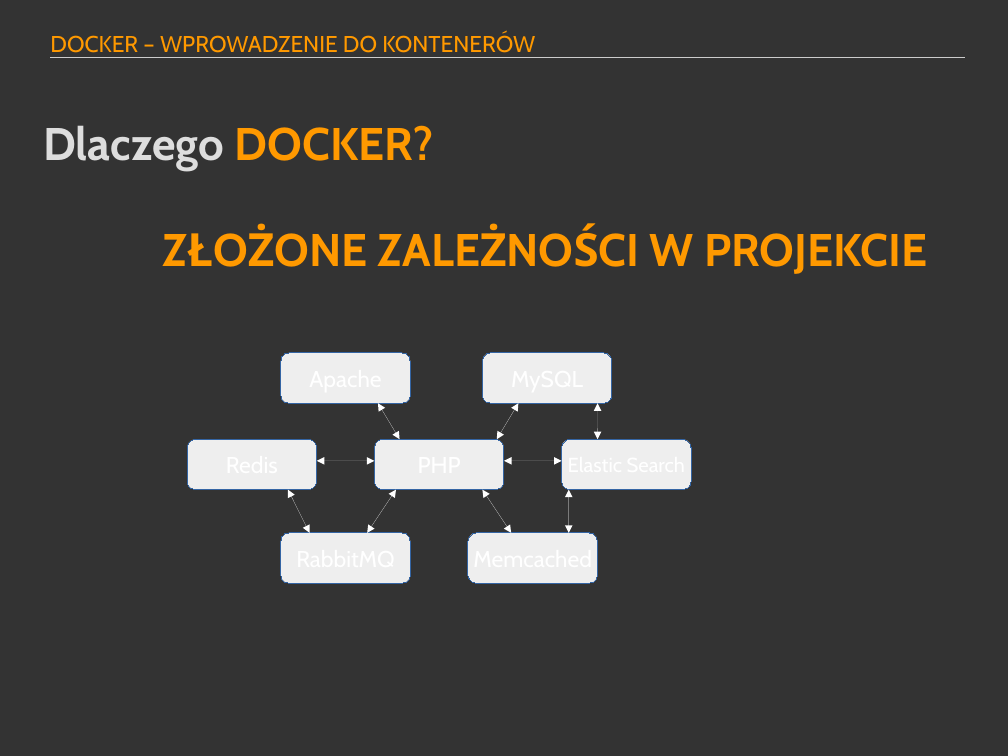
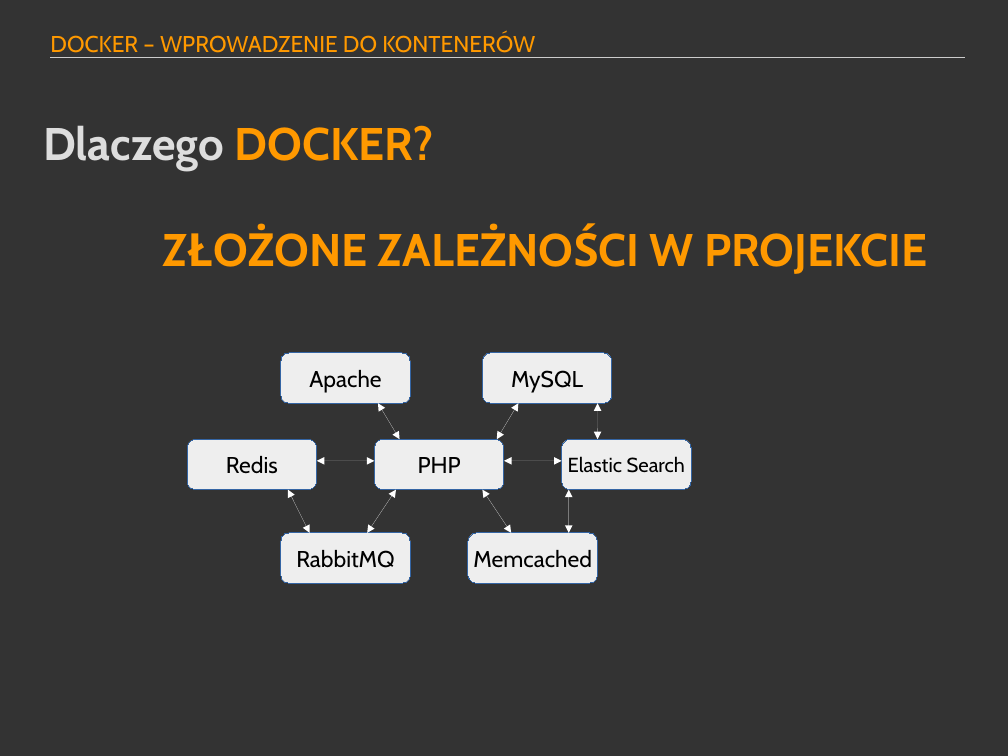
Before and after one commit to multiart/docker, a slide deck: slide 5 of Docker2020.odp. Drawn at 1008x756 pixels with LibreOffice and Linux fonts; fonts in the diff are those of the drawing. Boxes give left, top, right and bottom in pixels: in the first picture for what was removed or moved away, otherwise in the second. Text is boxed around its words. In the diff, an @@ line names an element or a change of style, - is before the commit and + after.

Commit message:
update presentation

```diff
--- a/Docker2020.odp
+++ b/Docker2020.odp
@@ text in rounded rectangle at <box>309,370,381,393</box>: text added @@
+Apache
@@ text in rounded rectangle at <box>511,370,583,393</box>: text added @@
+MySQL
@@ text in rounded rectangle at <box>226,456,278,474</box>: text added @@
+Redis
@@ text in rounded rectangle at <box>418,457,461,473</box>: text added @@
+PHP
@@ text in rounded rectangle at <box>568,456,685,473</box>: text added @@
+Elastic Search
@@ text in rounded rectangle at <box>296,550,394,568</box>: text added @@
+RabbitMQ
@@ text in rounded rectangle at <box>473,550,592,568</box>: text added @@
+Memcached
```
Also in this commit, not shown: 1 other slide changed, 2 other files.
